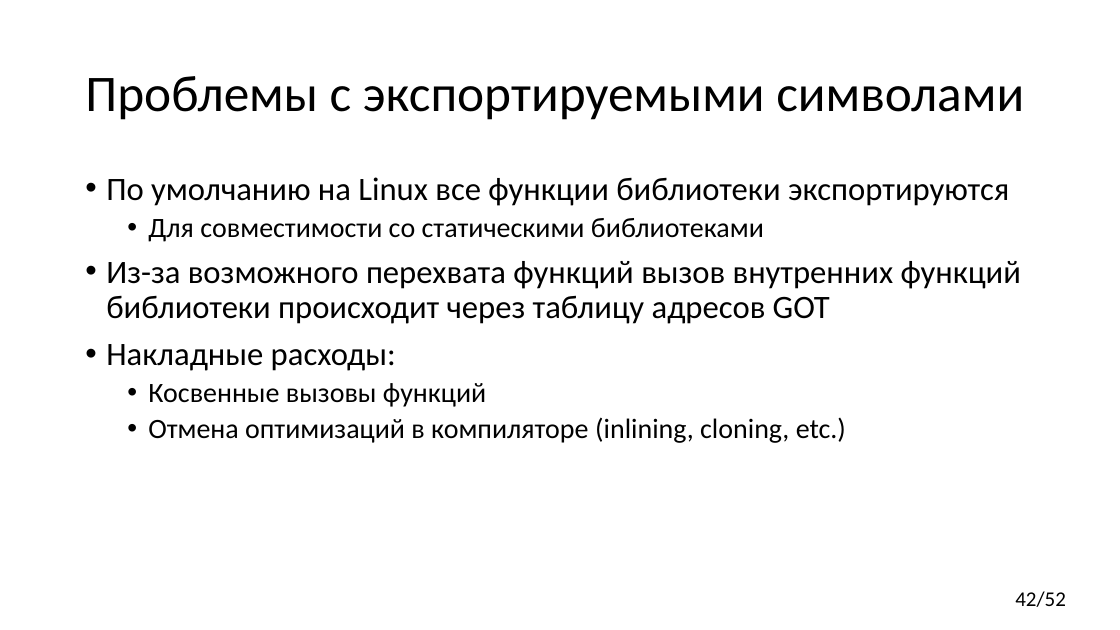
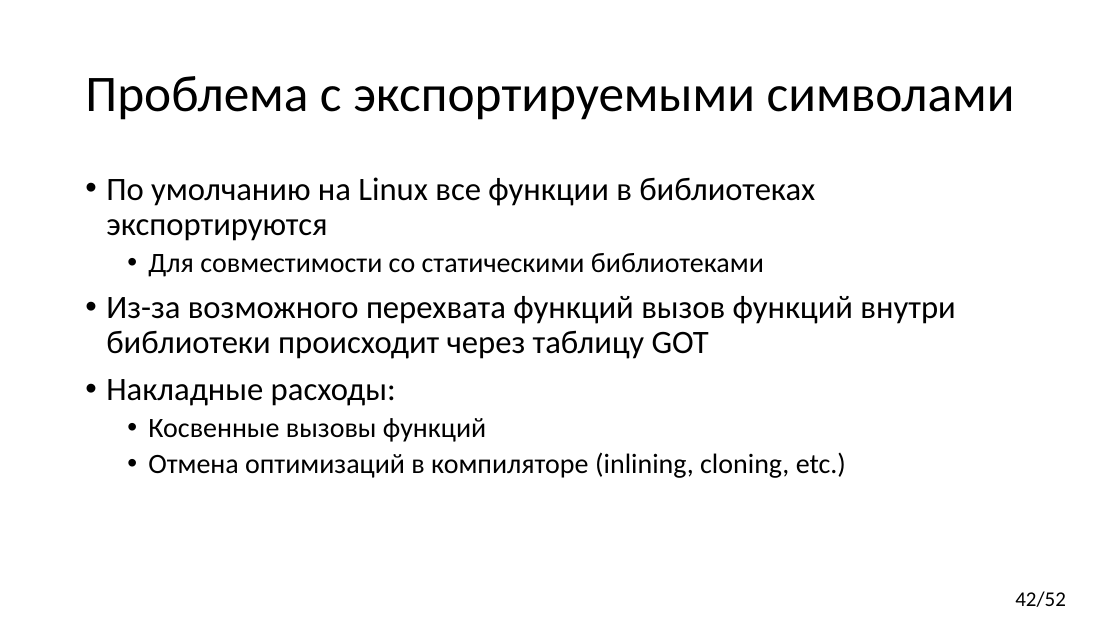
Before and after one commit to yugr/CppRussia, a slide deck: slide 42 of 2024/RU.pptx. Drawn at 1120x630 pixels with LibreOffice and Linux fonts; fonts in the diff are those of the drawing. Boxes give left, top, right and bottom in pixels: in the first picture for what was removed or moved away, otherwise in the second. Text is boxed around its words. In the diff, an @@ line names an element or a change of style, - is before the commit and + after.

```diff
--- a/2024/RU.pptx
+++ b/2024/RU.pptx
@@ title at <box>85,76,1015,120</box>: text changed @@
-Проблемы с экспортируемыми символами
+Проблема с экспортируемыми символами
@@ text at <box>106,177,815,241</box>: text changed @@
-• По умолчанию на Linux все функции библиотеки экспортируются
+• По умолчанию на Linux все функции в библиотеках экспортируются
@@ text at <box>106,296,955,359</box>: text changed @@
-• Из-за возможного перехвата функций вызов внутренних функций библиотеки происходит через таблицу адресов GOT
+• Из-за возможного перехвата функций вызов функций внутри библиотеки происходит через таблицу GOT
```
Also in this commit, not shown: 17 other slides changed.
